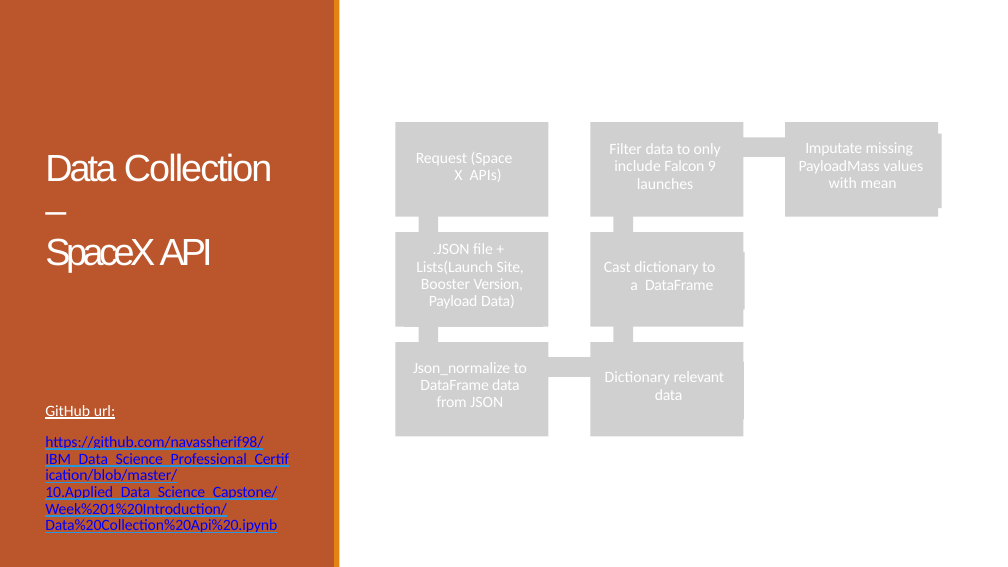
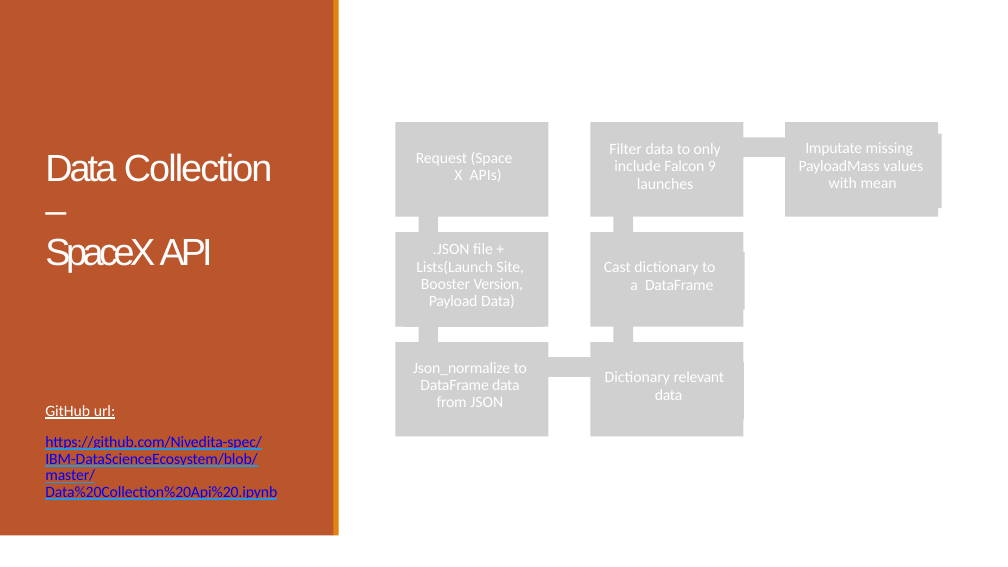
Before and after one commit to Nivedita-spec/IBM-DataScienceEcosystem, a slide deck: slide 8 of Data Science Journey.pptx. Drawn at 1008x567 pixels with LibreOffice and Linux fonts; fonts in the diff are those of the drawing; grey boxes stand for pictures. Boxes give left, top, right and bottom in pixels: in the first picture for what was removed or moved away, otherwise in the second. Text is boxed around its words. In the diff, an @@ line names an element or a change of style, - is before the commit and + after.

```diff
--- a/Data Science Journey.pptx
+++ b/Data Science Journey.pptx
@@ freeform shape: place and size @@
-freeform shape at bbox=[0, 0, 335, 567]
+freeform shape at bbox=[0, 0, 334, 535]
@@ freeform shape: place and size @@
-freeform shape at bbox=[334, 0, 340, 567]
+freeform shape at bbox=[333, 0, 339, 535]
@@ text at bbox=[45, 436, 277, 500]: text changed @@
-https://github.com/navassherif98/IBM_Data_Science_Professional_Certification/blob/master/10.Applied_Data_Science_Capstone/Week%201%20Introduction/Data%20Collection%20Api%20.ipynb
+https://github.com/Nivedita-spec/IBM-DataScienceEcosystem/blob/master/Data%20Collection%20Api%20.ipynb
```
Also in this commit, not shown: 9 other slides changed.
